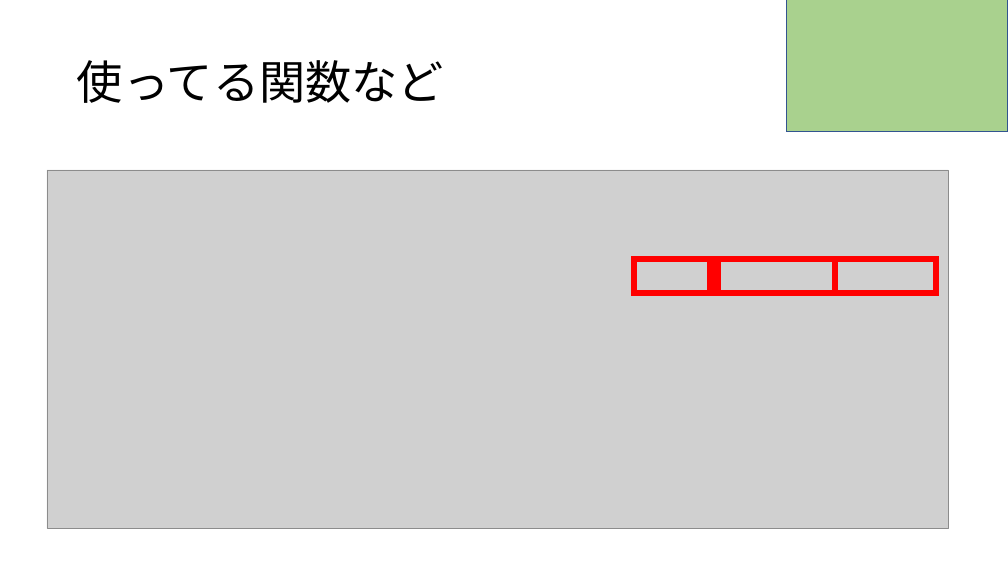
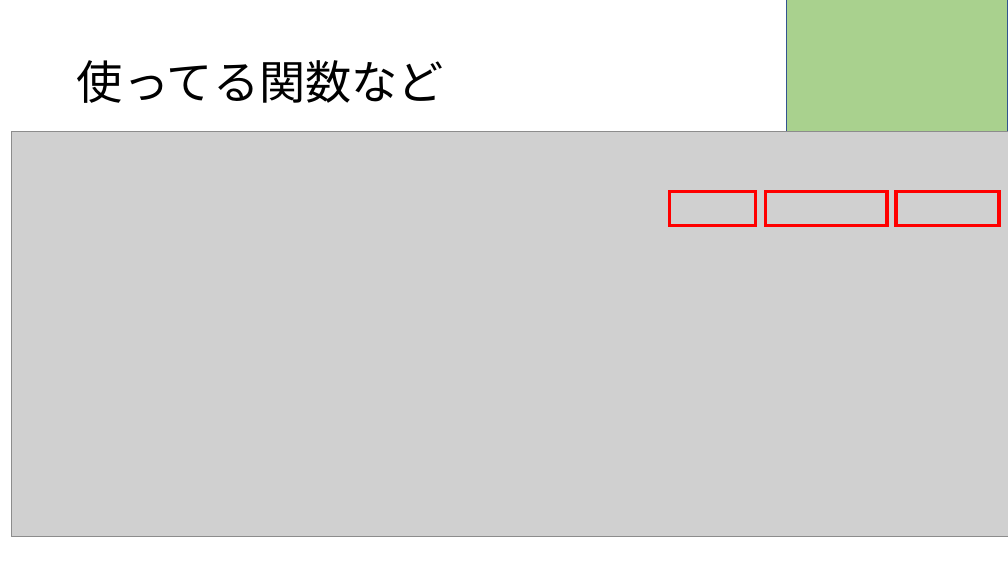
Before and after one commit to RikiishiSuzunosuke/AIspeaker_yosie, a slide deck: slide 4 of presentation/fasttext.pptx (slide 5 before the commit). Drawn at 1008x567 pixels with LibreOffice and Linux fonts; fonts in the diff are those of the drawing; grey boxes stand for pictures. Boxes give left, top, right and bottom in pixels: in the first picture for what was removed or moved away, otherwise in the second. Text is boxed around its words. In the diff, an @@ line names an element or a change of style, - is before the commit and + after.

```diff
--- a/presentation/fasttext.pptx
+++ b/presentation/fasttext.pptx
@@ picture: place and size @@
-picture at box(47, 170, 948, 529)
+picture at box(11, 132, 1008, 537)
@@ rectangle: place and size @@
-rectangle at box(634, 259, 711, 293)
+rectangle at box(669, 191, 755, 226)
@@ rectangle: place and size @@
-rectangle at box(718, 259, 836, 293)
+rectangle at box(766, 191, 888, 226)
@@ outline #FF0000 6 pt to #FF0000 3 pt in 3 elements at box(766, 191, 888, 226), box(669, 191, 755, 226), box(896, 191, 999, 226) @@
@@ rectangle: place and size @@
-rectangle at box(835, 259, 935, 293)
+rectangle at box(896, 191, 999, 226)
```
Also in this commit, not shown: 1 slide removed, 1 other file.
